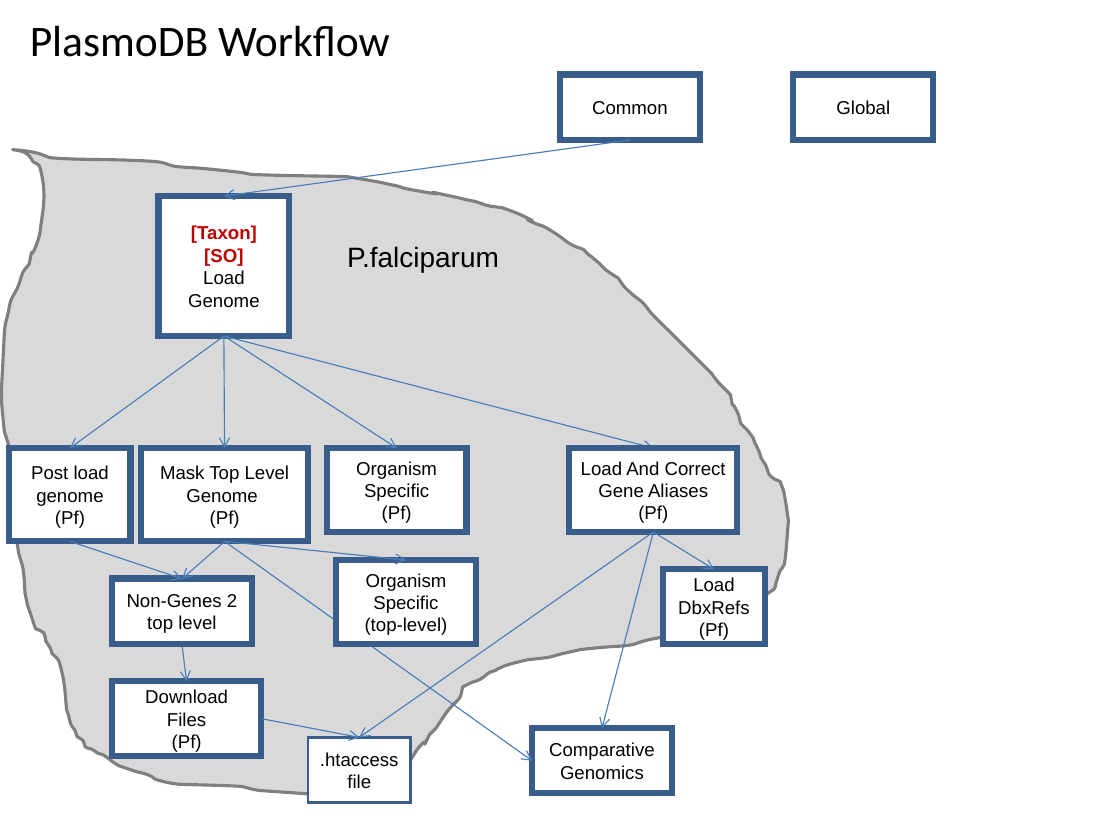
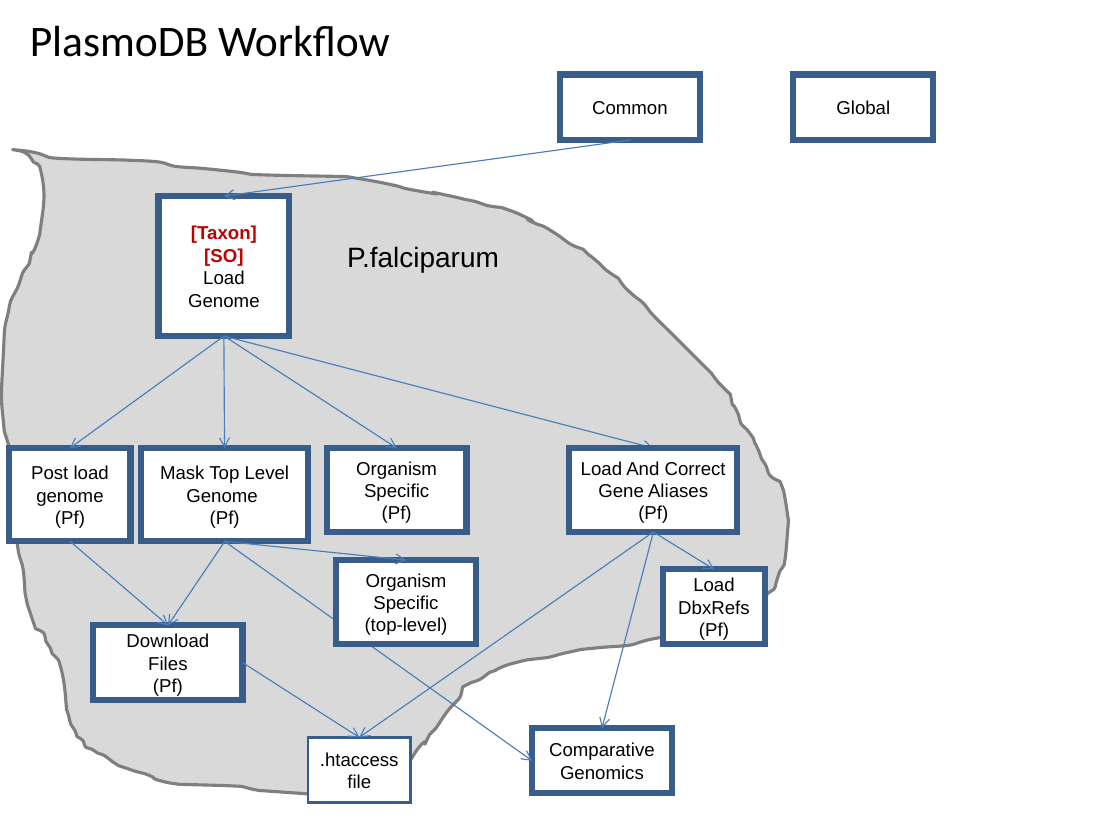
Before and after one commit to VEuPathDB/ApiCommonWorkflow, a slide deck: slide 2 of Main/doc/IntegratedWorkflow.ppt. Drawn at 1120x840 pixels with LibreOffice and Linux fonts; fonts in the diff are those of the drawing. Boxes give left, top, right and bottom in pixels: in the first picture for what was removed or moved away, otherwise in the second. Text is boxed around its words. In the diff, an @@ line names an element or a change of style, - is before the commit and + after.

```diff
--- a/Main/doc/IntegratedWorkflow.ppt
+++ b/Main/doc/IntegratedWorkflow.ppt
@@ arrow moved from (71, 541) - (183, 579) to (71, 541) - (168, 625) @@
@@ arrow moved from (225, 541) - (181, 579) to (225, 541) - (168, 625) @@
@@ rectangle removed at <box>112,579,252,644</box> @@
-Non-Genes 2 top level
@@ rectangle "Download Files": place and size @@
-rectangle "Download Files" at <box>112,681,261,756</box>
+rectangle "Download Files" at <box>93,625,242,700</box>
@@ arrow removed from (181, 644) to (187, 681) @@
@@ arrow moved from (261, 719) - (360, 737) to (243, 663) - (360, 737) @@
```
